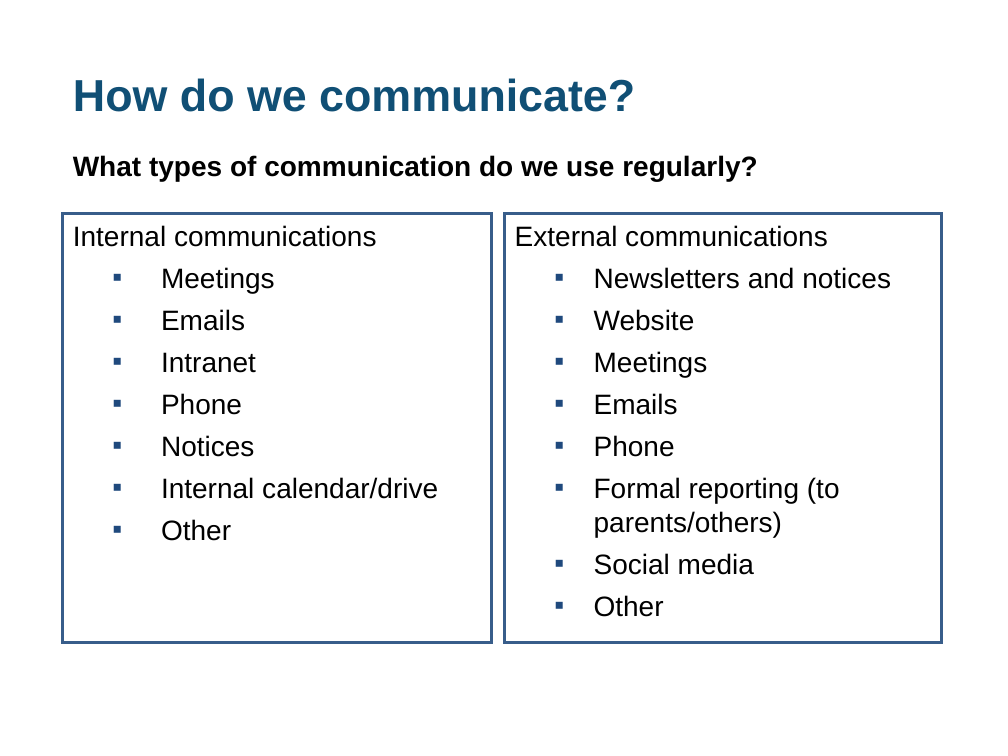
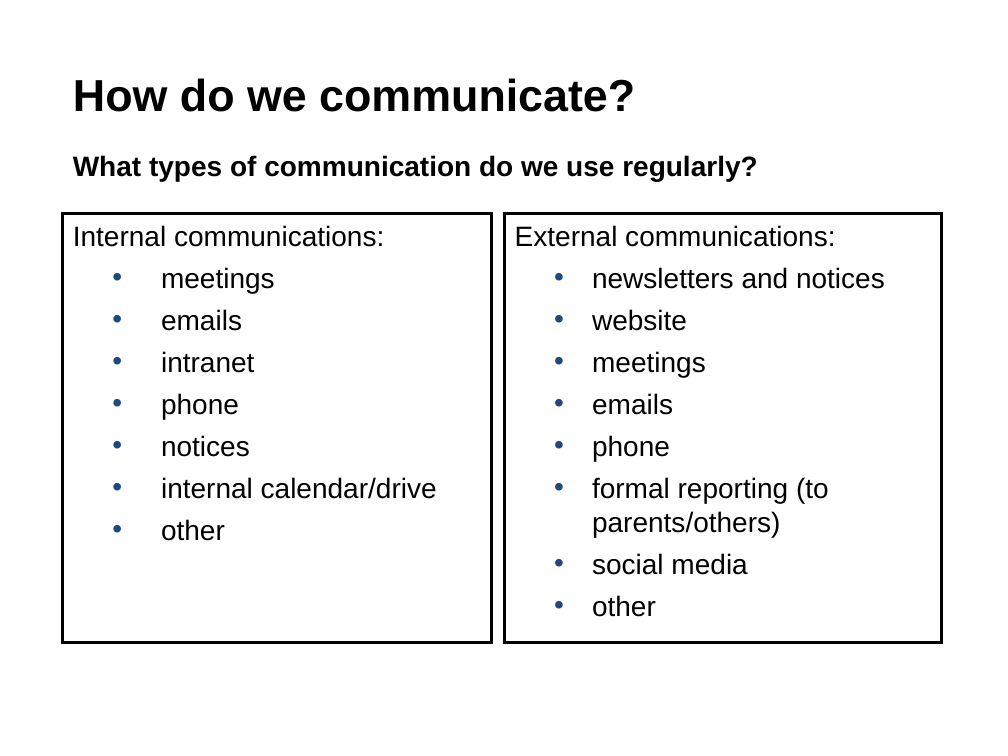
Before and after one commit to DFE-Digital/improve-workload-and-wellbeing-for-school-staff, a slide deck: slide 3 of content/assets/files/Review and streamline communications.odp. Drawn at 1008x756 pixels with LibreOffice and Linux fonts; fonts in the diff are those of the drawing. Boxes give left, top, right and bottom in pixels: in the first picture for what was removed or moved away, otherwise in the second. Text is boxed around its words. In the diff, an @@ line names an element or a change of style, - is before the commit and + after.

```diff
--- a/content/assets/files/Review and streamline communications.odp
+++ b/content/assets/files/Review and streamline communications.odp
@@ title "How do we communicate?" at [73,78,635,112]: text colour #104F75 to #000000 @@
@@ freeform shape "Internal communications:" at [62,214,491,643]: outline #385D8A 2.01 pt to #000000 2.01 pt @@
@@ text in freeform shape at [73,225,437,541]: text changed @@
-  Internal communications
-  ▪ Meetings
-  ▪ Emails
-  ▪ Intranet
-  ▪ Phone
-  ▪ Notices
-  ▪ Internal calendar/drive
-  ▪ Other
+  Internal communications:
+  • meetings
+  • emails
+  • intranet
+  • phone
+  • notices
+  • internal calendar/drive
+  • other
@@ freeform shape "External communications:" at [505,214,941,643]: outline #385D8A 2.01 pt to #000000 2.01 pt @@
@@ text in freeform shape at [515,225,885,617]: text changed @@
-  External communications
-  ▪ Newsletters and notices
-  ▪ Website
-  ▪ Meetings
-  ▪ Emails
-  ▪ Phone
-  ▪ Formal reporting (to parents/others)
-  ▪ Social media
-  ▪ Other
+  External communications:
+  • newsletters and notices
+  • website
+  • meetings
+  • emails
+  • phone
+  • formal reporting (to parents/others)
+  • social media
+  • other
```
Also in this commit, not shown: 5 other slides changed, 33 other files.
